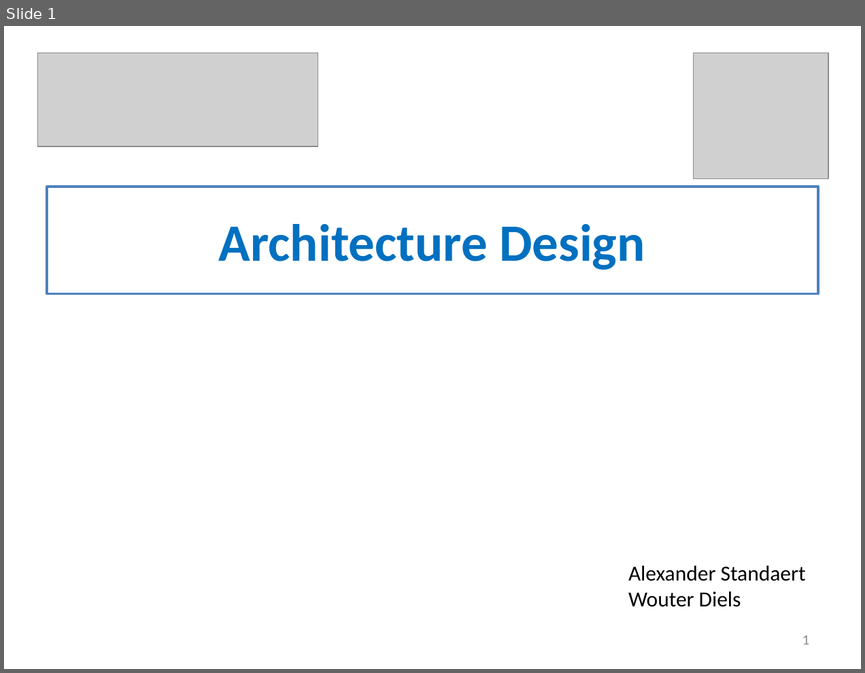
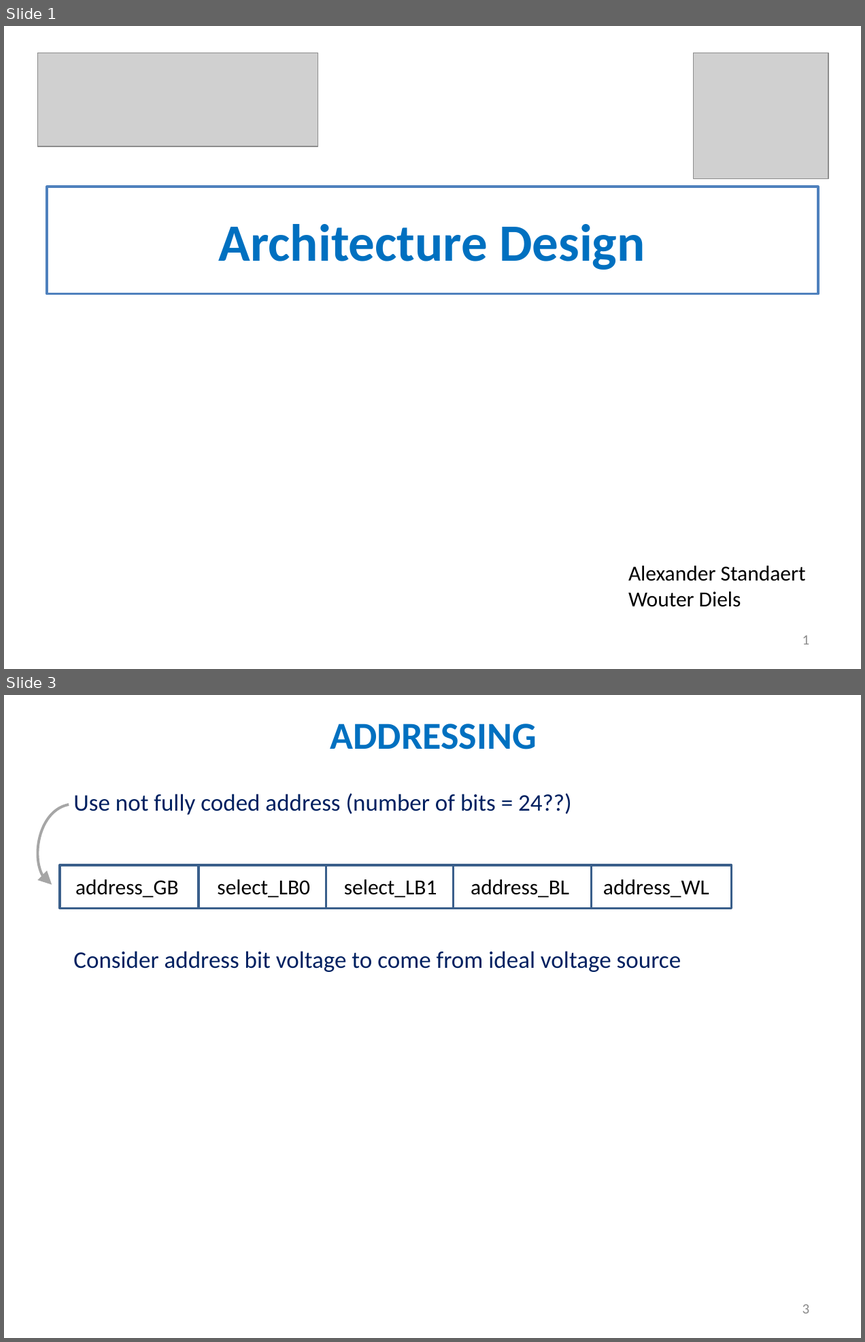
Before and after one commit to alexander-standaert/Thesis-Design-of-RRam, a slide deck: Design/ArchitectureDesign/fig/memory_architecture2.pptx. Shown one above the other, each under a label of ours: slide 1 before the commit, slides 1 and 3 after it; the slides between them are not shown. The pictures are 865x673 and 865x1342 pixels, drawn with LibreOffice and Linux fonts; fonts in the diff are those of the drawing; grey boxes stand for pictures. Boxes give left, top, right and bottom in pixels: in the first picture for what was removed or moved away, otherwise in the second. Text is boxed around its words. In the diff, an @@ line names an element or a change of style, - is before the commit and + after.

```diff
--- a/Design/ArchitectureDesign/fig/memory_architecture2.pptx
+++ b/Design/ArchitectureDesign/fig/memory_architecture2.pptx
@@ slide 3 added at [4, 695, 861, 1338], background #FFFFFF @@
@@ text added at [330, 724, 536, 749], 32 pt, text #0070C0, bold @@
+ADDRESSING
@@ text added at [73, 793, 572, 815], 20 pt, text #002060 @@
+Use not fully coded address (number of bits = 24??)
@@ freeform shape added at [26, 804, 68, 884], outline #A6A6A6 2.25 pt @@
@@ group added at [60, 864, 732, 909]: 4 lines, 1 rectangle, 1 text @@
+address_GB select_LB0 select_LB1 address_BL address_WL
@@ text added at [73, 951, 681, 972], 20 pt, text #002060 @@
+Consider address bit voltage to come from ideal voltage source
@@ page number added at [802, 1304, 810, 1313], 12 pt, text #8C8C8C @@
+3
```
Also in this commit, not shown: 4 slides changed, 12 other slides added, 8 slides removed, 20 other files.
